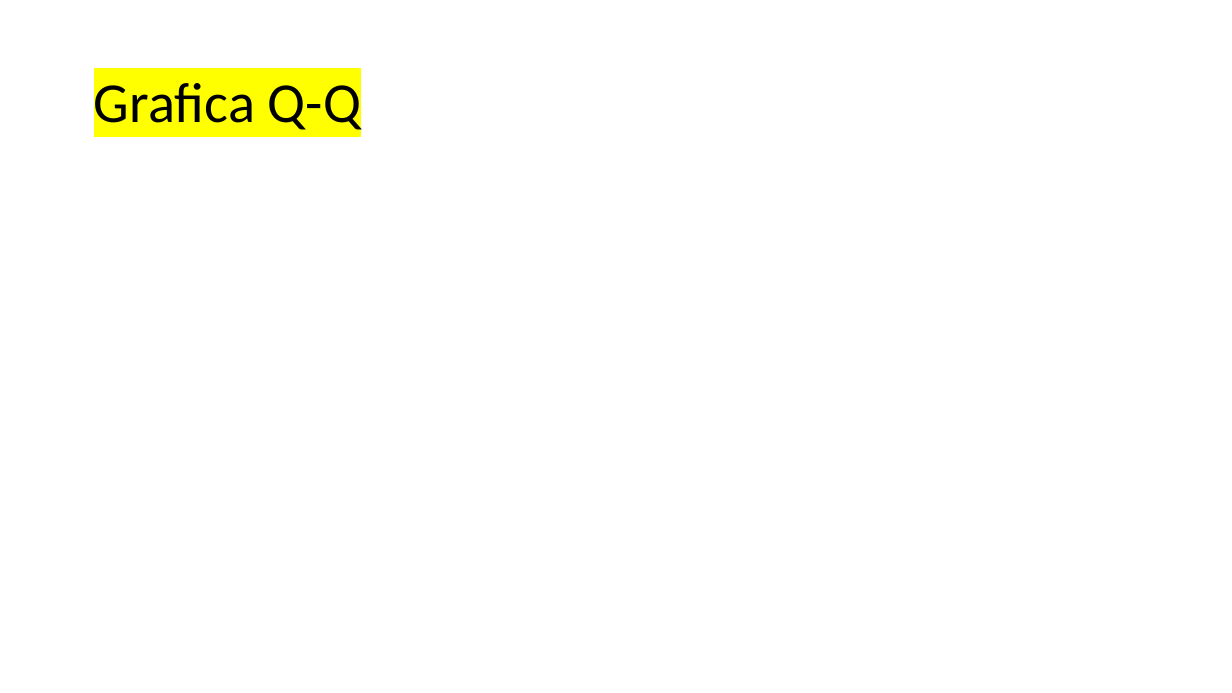
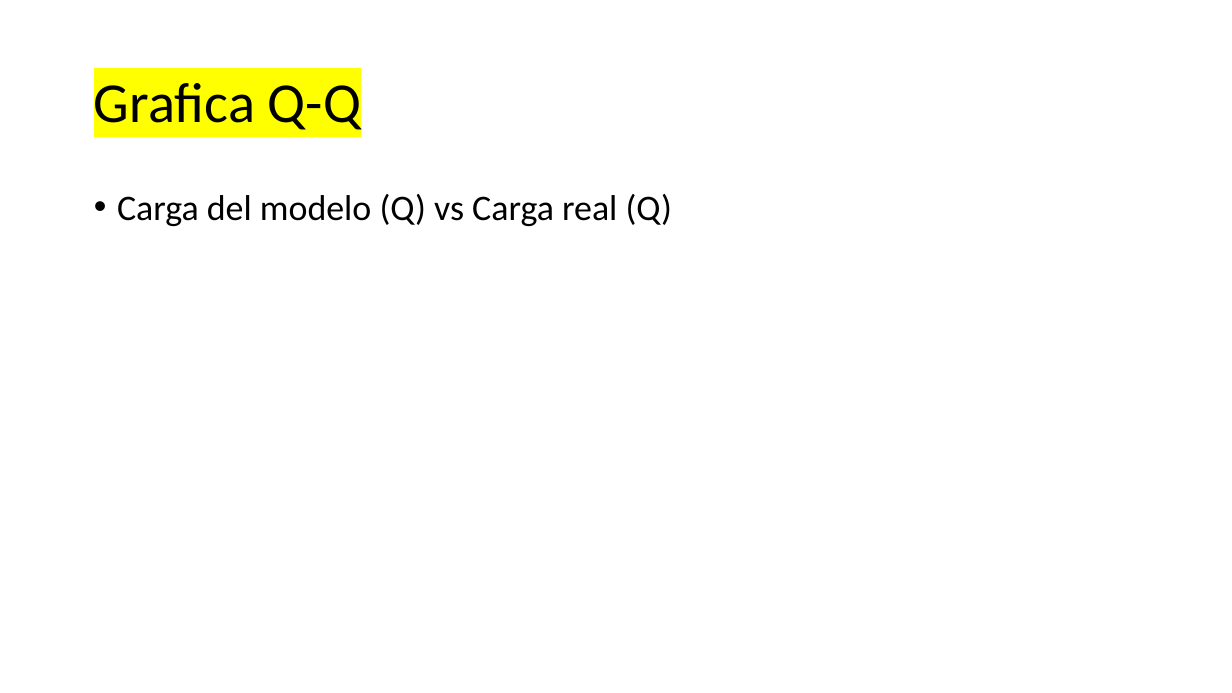
Before and after one commit to robgaray/EESIA_Consumo_Analisis_Datos_2021, a slide deck: slide 21 of 1_Presentaciones/Sesion_3_Practica.pptx (slide 18 before the commit). Drawn at 1232x693 pixels with LibreOffice and Linux fonts; fonts in the diff are those of the drawing; background and template pictures are left out. Boxes give left, top, right and bottom in pixels: in the first picture for what was removed or moved away, otherwise in the second. Text is boxed around its words. In the diff, an @@ line names an element or a change of style, - is before the commit and + after.

```diff
--- a/1_Presentaciones/Sesion_3_Practica.pptx
+++ b/1_Presentaciones/Sesion_3_Practica.pptx
@@ text added at (117, 194, 672, 226), 28 pt, text #000000 @@
+• Carga del modelo (Q) vs Carga real (Q)
```
Also in this commit, not shown: 4 other slides changed, 8 slides added, 6 slides removed, 19 other files.
